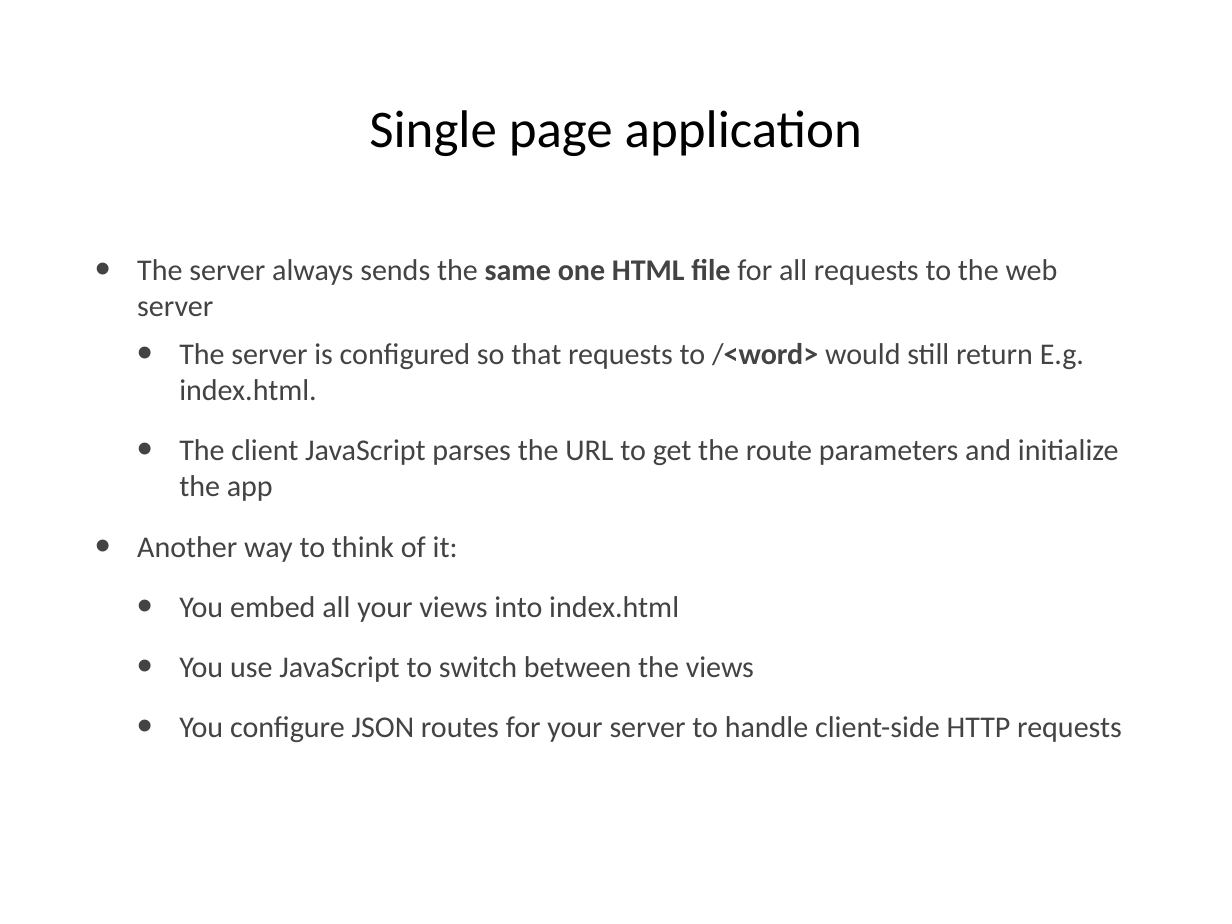
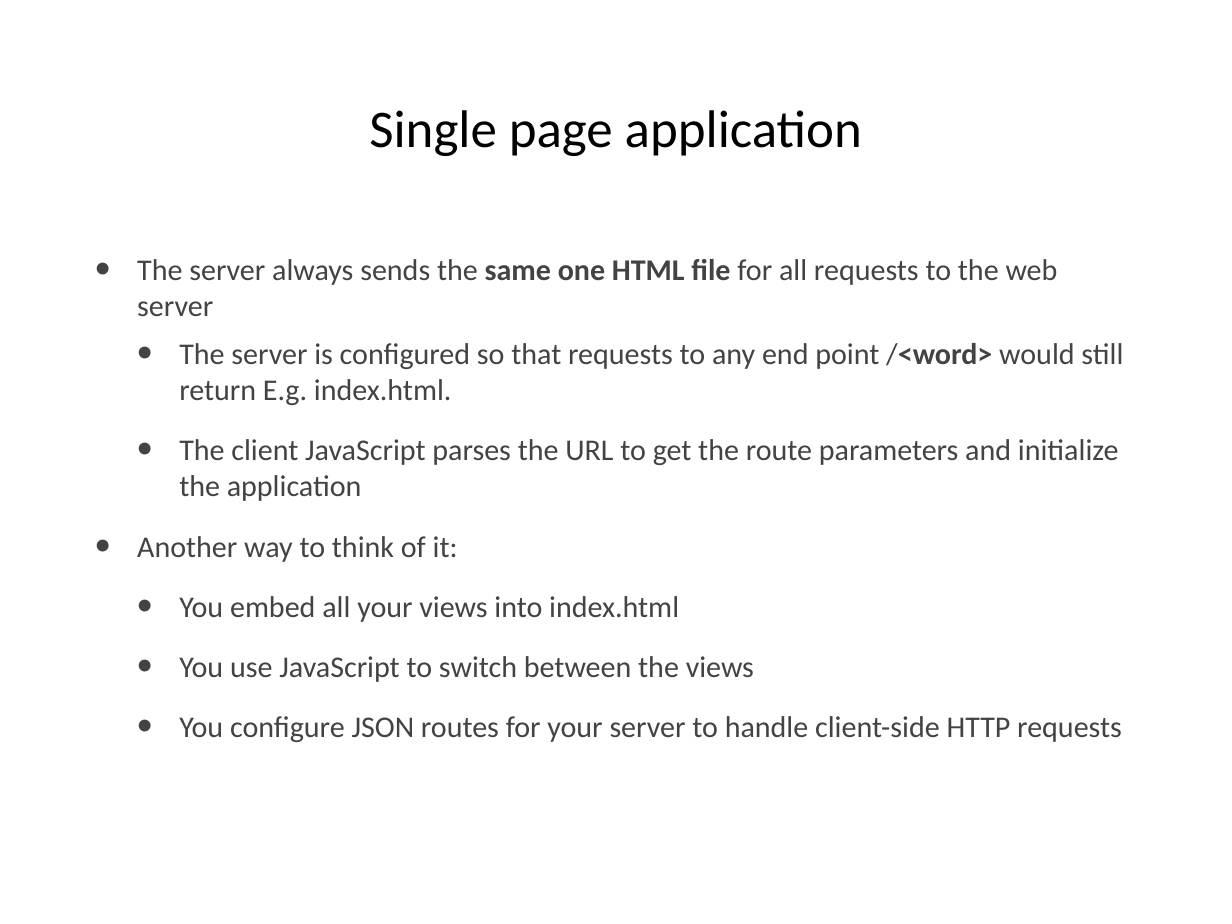
Before and after one commit to hogeschool/Development--Web, a slide deck: slide 4 of Lesson5/Lesson5.pptx. Drawn at 1232x924 pixels with LibreOffice and Linux fonts; fonts in the diff are those of the drawing. Boxes give left, top, right and bottom in pixels: in the first picture for what was removed or moved away, otherwise in the second. Text is boxed around its words. In the diff, an @@ line names an element or a change of style, - is before the commit and + after.

Commit message:
minor changes

```diff
--- a/Lesson5/Lesson5.pptx
+++ b/Lesson5/Lesson5.pptx
@@ text at [179, 343, 1123, 501]: text changed @@
-  • The server is configured so that requests to /<word> would still return E.g. index.html.
-  • The client JavaScript parses the URL to get the route parameters and initialize the app
+  • The server is configured so that requests to any end point /<word> would still return E.g. index.html.
+  • The client JavaScript parses the URL to get the route parameters and initialize the application
```
Also in this commit, not shown: 6 other slides changed.
